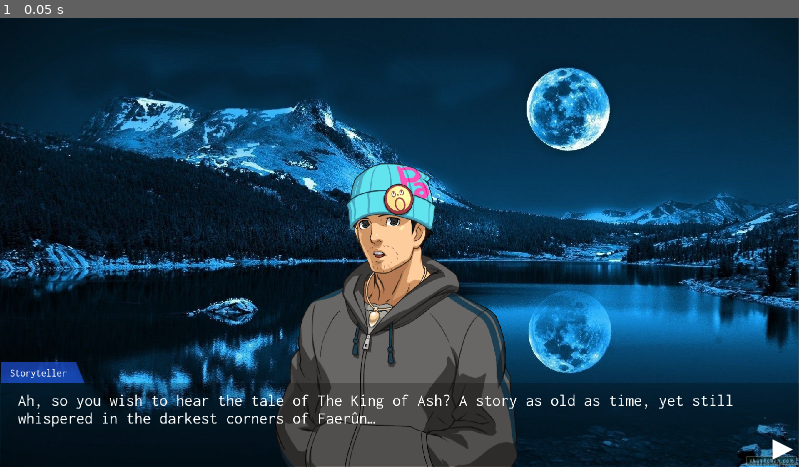
Above: before the commit, frame 1.
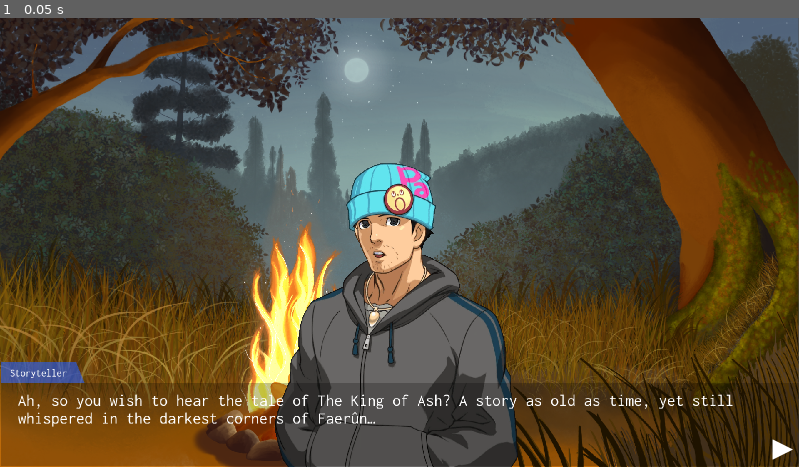
Above: after the commit, the same moment.

Repository: leahskywalker/the-king-of-ash
Game: Godot game, scene res://objects/scenes/scene_one.tscn
Same seed, same stepped clock (60 frames per second), same inputs: the game is played once before the commit and once after it. The project has no main scene, so this scene is started directly.
Inputs:
- Up to frame 1 (0.05 s): no input

The runs differ from the first frame. In frame 1, 86% of the frame differs, in the area x 0-100%, y 0-100%.

Commit message:
Added Main Menu
Thinking about a more elegant way of handling the settings, worst case we just change scenes again.

Diff:
--- /dev/null
+++ b/objects/scenes/main_menu.tscn
@@ -0,0 +1,53 @@
+[gd_scene load_steps=5 format=3 uid="uid://b67i411cdcj3s"]
+
+[ext_resource type="Texture2D" uid="uid://duay7273321pw" path="res://assets/backgrounds/scene_one.png" id="1_4dn8j"]
+[ext_resource type="Theme" uid="uid://ce1yq8505w8fg" path="res://objects/ui/ui_theme.tres" id="1_wa7j8"]
+[ext_resource type="Script" uid="uid://c31k863thhfpq" path="res://objects/ui/play.gd" id="3_wa7j8"]
+[ext_resource type="Script" uid="uid://bqv62bugxs8r6" path="res://objects/ui/quit.gd" id="4_kei3v"]
+
+[node name="Main Menu" type="Control"]
+layout_mode = 3
+anchors_preset = 15
+anchor_right = 1.0
+anchor_bottom = 1.0
+grow_horizontal = 2
+grow_vertical = 2
+theme = ExtResource("1_wa7j8")
+
+[node name="CanvasLayer" type="CanvasLayer" parent="."]
+
+[node name="TextureRect" type="TextureRect" parent="CanvasLayer"]
+offset_right = 40.0
+offset_bottom = 40.0
+texture = ExtResource("1_4dn8j")
+
+[node name="VBoxContainer" type="VBoxContainer" parent="CanvasLayer"]
+offset_left = 131.0
+offset_top = 266.0
+offset_right = 541.0
+offset_bottom = 651.0
+theme = ExtResource("1_wa7j8")
+theme_override_constants/separation = 20
+
+[node name="Play" type="Button" parent="CanvasLayer/VBoxContainer"]
+unique_name_in_owner = true
+custom_minimum_size = Vector2(410, 115)
+layout_mode = 2
+theme_override_font_sizes/font_size = 85
+text = "Play"
+script = ExtResource("3_wa7j8")
+
+[node name="Settings" type="Button" parent="CanvasLayer/VBoxContainer"]
+unique_name_in_owner = true
+custom_minimum_size = Vector2(410, 115)
+layout_mode = 2
+theme_override_font_sizes/font_size = 85
+text = "Settings"
+
+[node name="Quit" type="Button" parent="CanvasLayer/VBoxContainer"]
+unique_name_in_owner = true
+custom_minimum_size = Vector2(410, 115)
+layout_mode = 2
+theme_override_font_sizes/font_size = 85
+text = "Quit"
+script = ExtResource("4_kei3v")
--- a/objects/scenes/scene_one.tscn
+++ b/objects/scenes/scene_one.tscn
@@ -1,7 +1,7 @@
 [gd_scene load_steps=5 format=3 uid="uid://dsei3543c7gw1"]
 
 [ext_resource type="Script" uid="uid://dkqc84q3oelga" path="res://objects/scenes/scene_one.gd" id="1_0hesq"]
-[ext_resource type="Texture2D" uid="uid://dxxcvmand5ul1" path="res://assets/backgrounds/temp_background.jpg" id="2_jqh1n"]
+[ext_resource type="Texture2D" uid="uid://duay7273321pw" path="res://assets/backgrounds/scene_one.png" id="2_0hesq"]
 [ext_resource type="PackedScene" uid="uid://cxbedttq5o5h3" path="res://objects/characters/storyteller.tscn" id="3_cg1lv"]
 [ext_resource type="PackedScene" uid="uid://m5mmuk1bilqo" path="res://objects/ui/dialog_ui.tscn" id="4_sv83g"]
 
@@ -19,7 +19,7 @@
 offset_right = -1.0
 grow_horizontal = 2
 grow_vertical = 2
-texture = ExtResource("2_jqh1n")
+texture = ExtResource("2_0hesq")
 
 [node name="CanvasLayer2" type="CanvasLayer" parent="."]
 
--- /dev/null
+++ b/objects/ui/play.gd
@@ -0,0 +1,7 @@
+extends Button
+
+func _ready() -> void:
+	%Play.pressed.connect(play)
+
+func play():
+	get_tree().change_scene_to_file("res://objects/scenes/scene_one.tscn")
--- /dev/null
+++ b/objects/ui/quit.gd
@@ -0,0 +1,7 @@
+extends Button
+
+func _ready() -> void:
+	%Quit.pressed.connect(press)
+
+func press():
+	get_tree().quit()
--- a/objects/ui/ui_theme.tres
+++ b/objects/ui/ui_theme.tres
@@ -1,6 +1,18 @@
-[gd_resource type="Theme" load_steps=3 format=3 uid="uid://ce1yq8505w8fg"]
+[gd_resource type="Theme" load_steps=6 format=3 uid="uid://ce1yq8505w8fg"]
 
 [ext_resource type="FontFile" uid="uid://c4o73e5a0ljlr" path="res://assets/fonts/Inconsolata-VariableFont_wdth,wght.ttf" id="1_naih8"]
+[ext_resource type="Texture2D" uid="uid://7quqmerfjq86" path="res://assets/sprites/temp_ui.png" id="2_57x2t"]
+
+[sub_resource type="AtlasTexture" id="AtlasTexture_ftnp1"]
+atlas = ExtResource("2_57x2t")
+region = Rect2(59, 155, 26, 26)
+
+[sub_resource type="StyleBoxTexture" id="StyleBoxTexture_jvym2"]
+texture = SubResource("AtlasTexture_ftnp1")
+texture_margin_left = 3.0
+texture_margin_top = 3.0
+texture_margin_right = 3.0
+texture_margin_bottom = 3.0
 
 [sub_resource type="StyleBoxFlat" id="StyleBoxFlat_ygnyk"]
 content_margin_left = 40.0
@@ -10,6 +22,9 @@
 bg_color = Color(0, 0, 0, 0.231373)
 
 [resource]
+Button/font_sizes/font_size = 20
+Button/fonts/font = ExtResource("1_naih8")
+Button/styles/normal = SubResource("StyleBoxTexture_jvym2")
 PanelContainer/styles/panel = SubResource("StyleBoxFlat_ygnyk")
 RichTextLabel/font_sizes/normal_font_size = 40
 RichTextLabel/fonts/normal_font = ExtResource("1_naih8")
Binary file added: assets/backgrounds/scene_one.png
Not shown, added: assets/backgrounds/scene_one.png.import
Binary file added: assets/sprites/temp_ui.png
Not shown, added: assets/sprites/temp_ui.png.import
Not shown, added: objects/ui/play.gd.uid
Not shown, added: objects/ui/quit.gd.uid
